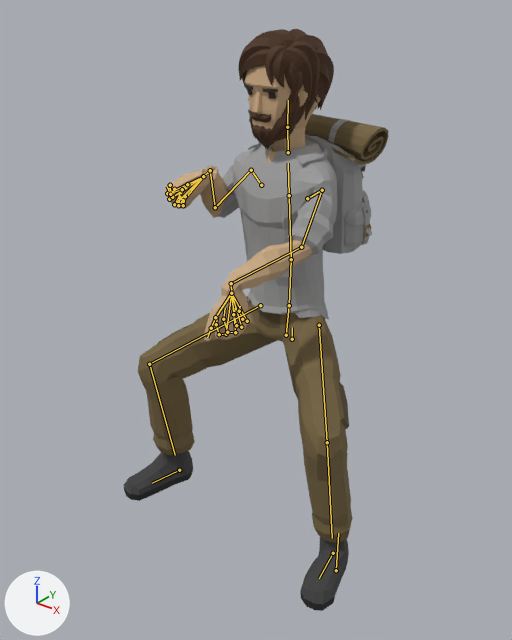
The glTF model assets/art/3d/clips-riders.glb: old version first, new version second.
Both versions are drawn from a 50 mm camera at (1.256, -1.669, 2.277) aimed at (-0.029, -0.062, 1.281). The lights are fixed; the arrows at lower left show +X, +Y and +Z. The older version comes first. Both versions are drawn at frame 11 of the action 'Ride_Slash'; the numbers are the values there. The bones that change, and the others that lie on the model, are drawn over the model as lines.

The first picture shows 'Adventurer_Body', 'Adventurer_Feet', 'Adventurer_Head', 'Adventurer_Legs', 'Backpack'.
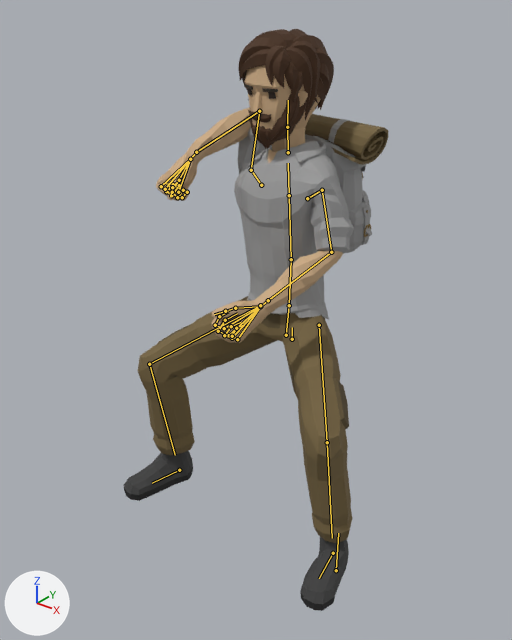
What differs and where, as boxes (x1, y1, x2, y2) in the pictures (512 x 640 px):
'Adventurer_Body', posed (15% wider, 14% taller)
    before: (165, 134, 337, 341)
    after: (156, 107, 354, 343)
bone 'UpperArm.L', root to tip
    before: (322, 190) to (301, 247)
    after: (322, 190) to (331, 252)
bone 'LowerArm.L', root to tip
    before: (301, 247) to (231, 283)
    after: (331, 252) to (268, 300)
bone 'Wrist.L', root to tip
    before: (231, 283) to (231, 293)
    after: (268, 300) to (260, 306)
bone 'UpperArm.R', root to tip
    before: (251, 170) to (215, 207)
    after: (251, 170) to (259, 111)
bone 'LowerArm.R', root to tip
    before: (215, 207) to (210, 170)
    after: (259, 111) to (196, 152)
bone 'Wrist.R', root to tip
    before: (210, 170) to (203, 176)
    after: (196, 152) to (190, 159)
bone 'Index2.R', root to tip
    before: (179, 205) to (185, 196)
    after: (161, 186) to (166, 191)
bone 'Index3.R', root to tip
    before: (185, 196) to (183, 205)
    after: (166, 191) to (173, 184)
bone 'Index4.R', root to tip
    before: (183, 205) to (181, 196)
    after: (173, 184) to (166, 183)
bone 'Middle2.R', root to tip
    before: (174, 204) to (180, 192)
    after: (165, 189) to (171, 195)
bone 'Middle3.R', root to tip
    before: (180, 192) to (178, 205)
    after: (171, 195) to (179, 185)
bone 'Middle4.R', root to tip
    before: (178, 205) to (179, 193)
    after: (179, 185) to (169, 186)
bone 'Ring2.R', root to tip
    before: (169, 199) to (174, 189)
    after: (172, 192) to (177, 197)
bone 'Ring3.R', root to tip
    before: (174, 189) to (172, 197)
    after: (177, 197) to (183, 190)
bone 'Ring4.R', root to tip
    before: (172, 197) to (168, 190)
    after: (183, 190) to (176, 187)
bone 'Pinky2.R', root to tip
    before: (167, 193) to (170, 185)
    after: (178, 192) to (182, 197)
bone 'Pinky3.R', root to tip
    before: (170, 185) to (170, 194)
    after: (182, 197) to (187, 192)
bone 'Pinky4.R', root to tip
    before: (170, 194) to (167, 186)
    after: (187, 192) to (182, 189)

The change in detail:
Bone 'UpperArm.L' (bone_upperarm_l) turns from (-111, -39, 45) to (-81, -24, 40) degrees about its own x, y and z.
Bone 'LowerArm.L' (bone_lowerarm_l) turns from (-41, 18, -22) to (-60, 6, -29) degrees about its own x, y and z.
Bone 'Wrist.L' (bone_wrist_l) turns from (9, -10, 69) to (0, 0, -3) degrees about its own x, y and z.
Bone 'UpperArm.R' (bone_upperarm_r) turns from (-102, 44, -68) to (101, 7, 55) degrees about its own x, y and z.
Bone 'LowerArm.R' (bone_lowerarm_r) turns from (-104, 41, 40) to (-125, -22, -58) degrees about its own x, y and z.
Bone 'Wrist.R' (bone_wrist_r) turns from (141, -27, 81) to (-3, 2, -18) degrees about its own x, y and z.
Bone 'Index2.R' (bone_index2_r) turns from (-167, -3, -3) to (-105, -3, -3) degrees about its own x, y and z.
Bone 'Index3.R' (bone_index3_r) turns from (-149, 0, 4) to (-75, 0, 4) degrees about its own x, y and z.
Bone 'Index4.R' (bone_index4_r) turns from (-158, 19, 19) to (-123, 19, 19) degrees about its own x, y and z.
Bone 'Middle2.R' (bone_middle2_r) turns from (-160, 2, 6) to (-98, 2, 6) degrees about its own x, y and z.
Bone 'Middle3.R' (bone_middle3_r) turns from (-152, 8, 4) to (-78, 8, 4) degrees about its own x, y and z.
Bone 'Middle4.R' (bone_middle4_r) turns from (-174, 9, -3) to (-139, 9, -3) degrees about its own x, y and z.
Bone 'Ring2.R' (bone_ring2_r) turns from (-157, 12, 16) to (-95, 12, 16) degrees about its own x, y and z.
Bone 'Ring3.R' (bone_ring3_r) turns from (-142, 9, 29) to (-68, 9, 29) degrees about its own x, y and z.
Bone 'Ring4.R' (bone_ring4_r) turns from (-122, 46, 51) to (-87, 46, 51) degrees about its own x, y and z.
Bone 'Pinky2.R' (bone_pinky2_r) turns from (-141, 11, 25) to (-79, 11, 25) degrees about its own x, y and z.
Bone 'Pinky3.R' (bone_pinky3_r) turns from (-157, 19, 5) to (-83, 19, 5) degrees about its own x, y and z.
Bone 'Pinky4.R' (bone_pinky4_r) turns from (-159, 2, -4) to (-124, 2, -4) degrees about its own x, y and z.
